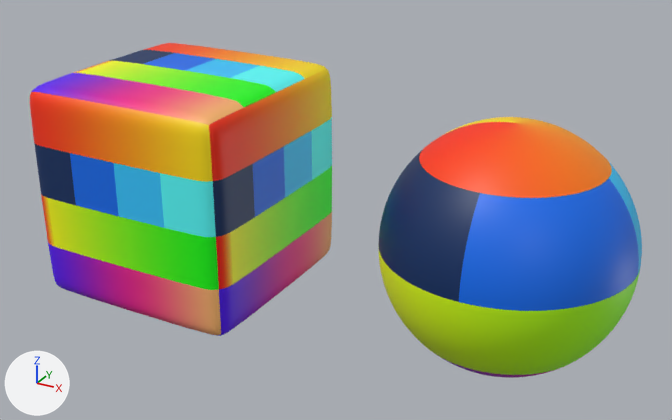
What one commit did to the Blender file Assets/Content/Fx/Slime/Slime_Blender.blend.
Before and after are seen from a camera (50 mm lens) standing at (24.8, -31.5, 20.7) and looking at (7.5, 0.0, 5.0). The axes (+X, +Y, +Z) are drawn at lower left. The lights are the same throughout. The first picture is the older version.

Objects in the first picture: 'SlimeCube', 'SlimeSphere'.
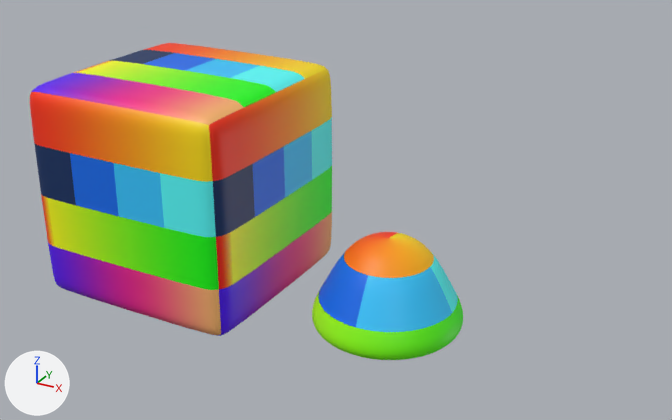
The change, as a list of edits to the scene's bpy script:
```text
Add me_cylinder:
    me_cylinder.from_pydata(...)  # 5090 vertices, 5184 faces; spans x -3.21..3.21, y -3.21..3.21, z 0.0..4.22
    me_cylinder.materials.append(mat_slime)  # picture img_fx_111_tga
Remove ob_slimesphere:
    ob_slimesphere = bpy.data.objects.new('SlimeSphere', me_sphere_001)
    ob_slimesphere.location = (15.0, 0.0, 5.0)
Add ob_slimeenemy:
    ob_slimeenemy = bpy.data.objects.new('SlimeEnemy', me_cylinder)
    ob_slimeenemy.location = (10.0, 0.0, 0.0)
```

Boxes (x1, y1, x2, y2) around the edits, measured in the pictures (672 x 420 px):
'SlimeSphere', deleted: before (378, 117, 642, 378)
'SlimeEnemy', added: after (312, 232, 463, 360)
